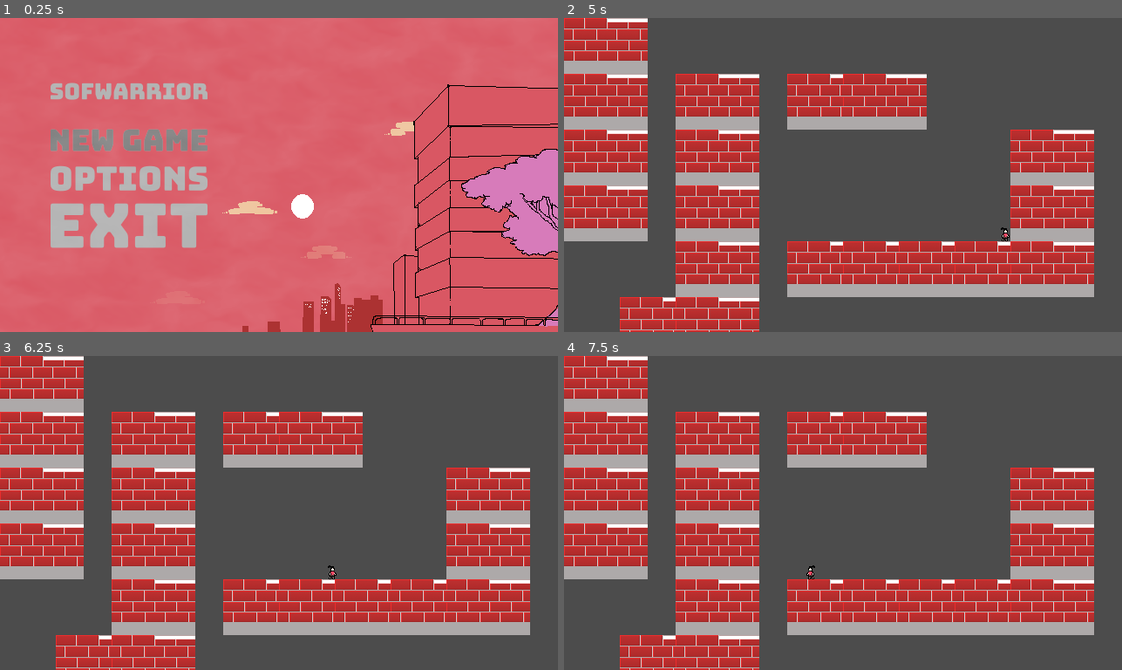
Above: before the commit, frames 1-4 (two rows, left to right).
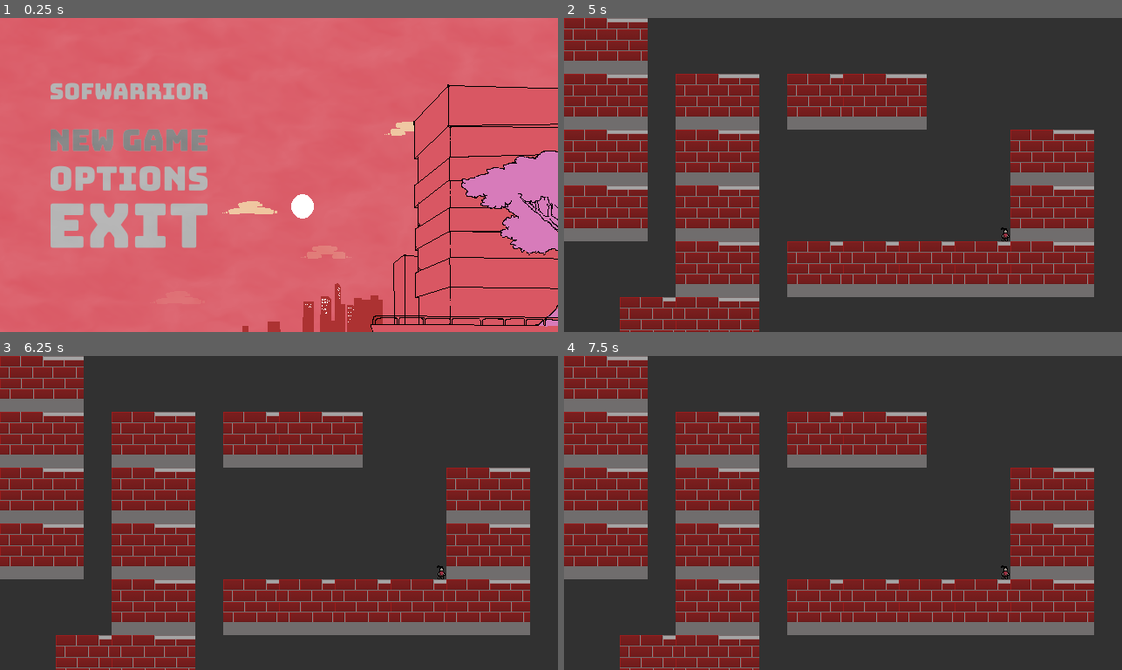
Above: after the commit, the same moments.

Repository: marcelo-lemos/Softwarrior
Game: Godot game, scene res://Nodes/UI/TitleScreen.tscn
Two runs of this game, one before a commit and one after it. Both use one fixed random seed, a clock stepped at 60 frames per second and the inputs below. The engine's default icon, where the game draws it, is replaced by a stand-in: a white triangle on a blue panel in a dark square.
Inputs (mouse positions are in pixels of both pictures, inside the frame that each line leads up to):
- Up to frame 1 (0.25 s): no input
- Up to frame 2 (5 s): click (692, 140) at 0.5 s; tap Enter (ui_accept) at 1.25, 1.52, 2.27, 2.75, 3.77, 4.52 s; hold Right (ui_right) 1.28-2.78 s; hold Left (ui_left) 2.78-3.53 s; hold Right (ui_right) from 3.53 s (still down); tap P (pause, bound only after the commit) at 4.9 s
- Up to frame 3 (6.25 s): release Right (ui_right) at 5.03 s; hold Left (ui_left) 5.03-5.78 s; tap Enter (ui_accept) at 5.27 s; hold Right (ui_right) from 5.78 s (still down)
- Up to frame 4 (7.5 s): release Right (ui_right) at 6.53 s; hold Left (ui_left) from 6.53 s (still down); tap Enter (ui_accept) at 6.77 s

The runs differ from the first frame. In frame 1, 0.5% of the frame differs, in the area x 82-100%, y 41-76%; in frame 2, 100%; in frame 3, 100%, in the area x 0-100%, y 0-100%; in frame 4, 100%.

Commit message:
Add game pause

Diff:
--- /dev/null
+++ b/game/Nodes/Stages/Pause.gd
@@ -0,0 +1,8 @@
+extends Control
+
+
+func _input(event):
+	if event.is_action_pressed("pause"):
+		var new_pause_state = not get_tree().paused
+		get_tree().paused = new_pause_state
+		visible = new_pause_state
--- a/game/Nodes/Stages/TestStage.tscn
+++ b/game/Nodes/Stages/TestStage.tscn
@@ -1,7 +1,8 @@
-[gd_scene load_steps=3 format=2]
+[gd_scene load_steps=4 format=2]
 
 [ext_resource path="res://Nodes/Stages/Tileset/tileset.res" type="TileSet" id=1]
 [ext_resource path="res://Nodes/Characters/Player/Player.tscn" type="PackedScene" id=2]
+[ext_resource path="res://Nodes/Stages/Pause.gd" type="Script" id=3]
 
 [node name="TestScene" type="Node"]
 
@@ -14,3 +15,18 @@
 
 [node name="Player" parent="." instance=ExtResource( 2 )]
 position = Vector2( 275.5, 248.161 )
+
+[node name="CanvasLayer" type="CanvasLayer" parent="."]
+layer = 100
+
+[node name="Pause" type="Control" parent="CanvasLayer"]
+pause_mode = 2
+visible = false
+anchor_right = 1.0
+anchor_bottom = 1.0
+script = ExtResource( 3 )
+
+[node name="Background" type="ColorRect" parent="CanvasLayer/Pause"]
+anchor_right = 1.0
+anchor_bottom = 1.0
+color = Color( 0, 0, 0, 0.352941 )
--- a/game/Nodes/UI/TitleScreen.tscn
+++ b/game/Nodes/UI/TitleScreen.tscn
@@ -97,7 +97,7 @@
 [node name="Arvore" type="AnimatedSprite" parent="."]
 z_index = 3
 frames = SubResource( 1 )
-frame = 5
+frame = 3
 playing = true
 centered = false
 
@@ -195,6 +195,5 @@
 tangential_accel = 1.9
 tangential_accel_random = 1.0
 angle_random = 0.2
-
 [connection signal="pressed" from="MarginContainer/VBoxContainer/VBoxContainer/TextureButton" to="." method="_on_TextureButton_pressed"]
 [connection signal="pressed" from="MarginContainer/VBoxContainer/VBoxContainer/TextureButton3" to="." method="_on_TextureButton3_pressed"]
--- a/game/project.godot
+++ b/game/project.godot
@@ -66,6 +66,14 @@
 "svg/scale": 1.0
 }
 
+[input]
+
+pause={
+"deadzone": 0.5,
+"events": [ Object(InputEventKey,"resource_local_to_scene":false,"resource_name":"","device":0,"alt":false,"shift":false,"control":false,"meta":false,"command":false,"pressed":false,"scancode":80,"unicode":0,"echo":false,"script":null)
+ ]
+}
+
 [rendering]
 
 quality/driver/driver_name="GLES2"
